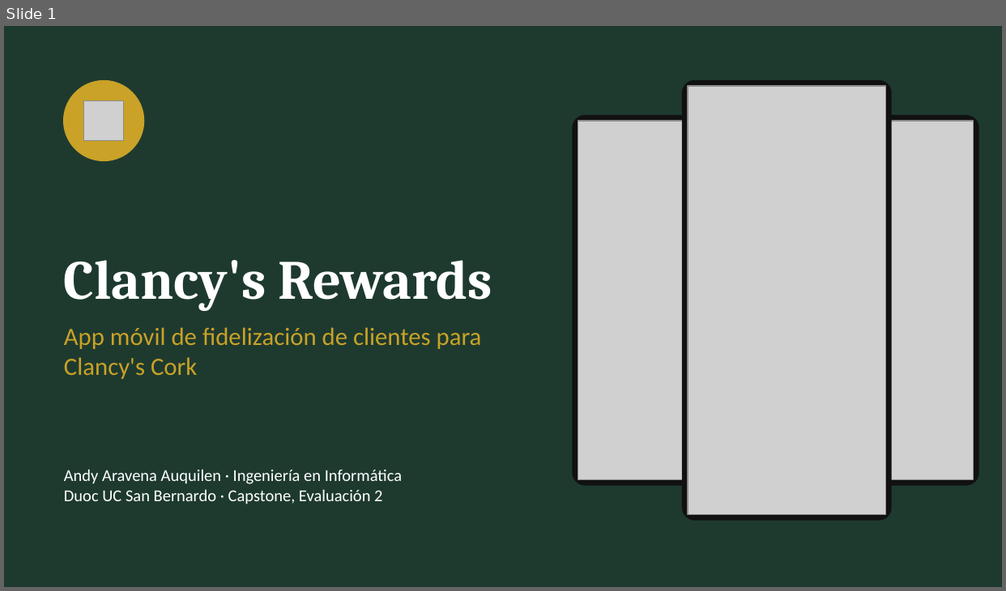
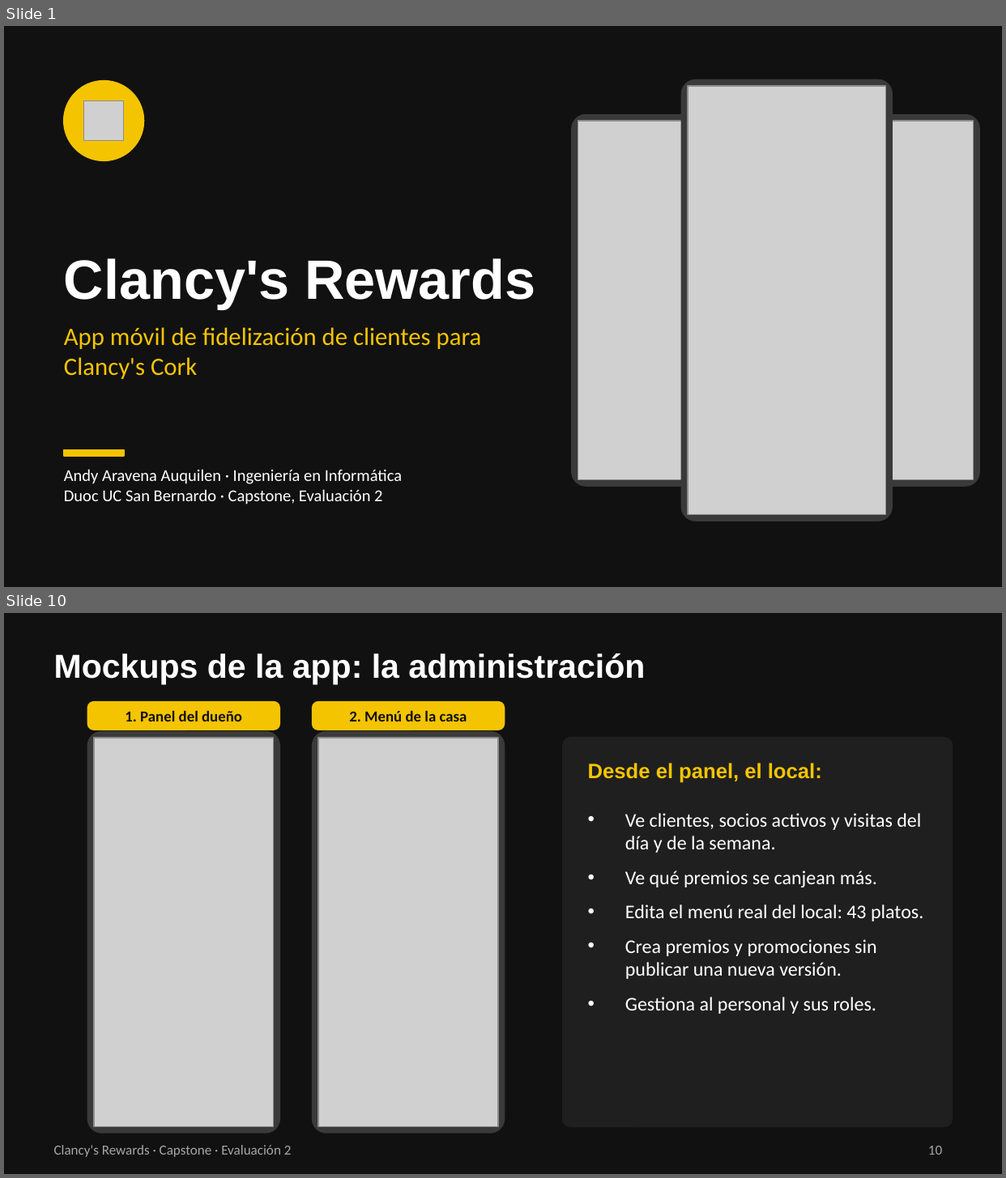
Before and after one commit to 44ndy/clancys-rewards, a slide deck: Fase 2/Evidencias Proyecto/Presentación Proyecto.pptx. Shown one above the other, each under a label of ours: slide 1 before the commit, slides 1 and 10 after it; the slides between them are not shown. The pictures are 1006x591 and 1006x1178 pixels, drawn with LibreOffice and Linux fonts; fonts in the diff are those of the drawing; grey boxes stand for pictures. Boxes give left, top, right and bottom in pixels: in the first picture for what was removed or moved away, otherwise in the second. Text is boxed around its words. In the diff, an @@ line names an element or a change of style, - is before the commit and + after.

Commit message:
Actualizar presentación con paleta negra, amarilla y blanca y mockups de la app

```diff
--- a/Fase 2/Evidencias Proyecto/Presentación Proyecto.pptx
+++ b/Fase 2/Evidencias Proyecto/Presentación Proyecto.pptx
@@ slide 10 added at (x1=4, y1=613, x2=1002, y2=1174), background #111111 @@
@@ title added at (x1=54, y1=653, x2=645, y2=684), 24 pt, text #FFFFFF, bold @@
+Mockups de la app: la administración
@@ rounded rectangle added at (x1=87, y1=702, x2=279, y2=730), fill #F5C400, outline #F5C400 1 pt @@
@@ rounded rectangle added at (x1=313, y1=702, x2=504, y2=730), fill #F5C400, outline #F5C400 1 pt @@
@@ rounded rectangle added at (x1=87, y1=732, x2=279, y2=1133), fill #3A3A3A, outline #3A3A3A 1 pt @@
@@ text added at (x1=125, y1=710, x2=242, y2=722), 11 pt, text #111111, bold @@
+1. Panel del dueño
@@ rounded rectangle added at (x1=313, y1=732, x2=504, y2=1133), fill #3A3A3A, outline #3A3A3A 1 pt @@
@@ text added at (x1=349, y1=710, x2=467, y2=722), 11 pt, text #111111, bold @@
+2. Menú de la casa
@@ picture added at (x1=94, y1=738, x2=274, y2=1127) @@
@@ picture added at (x1=318, y1=738, x2=498, y2=1127) @@
@@ rounded rectangle added at (x1=563, y1=738, x2=952, y2=1127), fill #1F1F1F, outline #1F1F1F 1 pt @@
@@ text added at (x1=588, y1=763, x2=822, y2=783), 15 pt, text #F5C400, bold @@
+Desde el panel, el local:
@@ text added at (x1=625, y1=813, x2=923, y2=1014), 14 pt, text #FFFFFF @@
+• Ve clientes, socios activos y visitas del día y de la semana.
+• Ve qué premios se canjean más.
+• Edita el menú real del local: 43 platos.
+• Crea premios y promociones sin publicar una nueva versión.
+• Gestiona al personal y sus roles.
@@ text added at (x1=54, y1=1145, x2=292, y2=1157), 10 pt, text #A6A6A6 @@
+Clancy's Rewards · Capstone · Evaluación 2
@@ page number added at (x1=928, y1=1146, x2=942, y2=1155), 10 pt, text #A6A6A6 @@
+10
@@ slide 1 changed as well @@
@@ background #1E3A2F to #111111 @@
@@ ellipse at (x1=64, y1=81, x2=143, y2=160): fill #C9A227 to #F5C400; outline #C9A227 1 pt to #F5C400 1 pt @@
@@ fill #111111 to #3A3A3A; outline #111111 1 pt to #3A3A3A 1 pt; proportions changed in 3 elements at (x1=682, y1=80, x2=892, y2=521), (x1=572, y1=115, x2=749, y2=486), (x1=801, y1=115, x2=979, y2=486) @@
@@ title "Clancy's Rewards" at (x1=64, y1=258, x2=535, y2=309): font Cambria to Arial @@
@@ text "App móvil de fidelización de ..." at (x1=64, y1=327, x2=482, y2=379): text colour #C9A227 to #F5C400 @@
@@ rectangle added at (x1=64, y1=450, x2=124, y2=456), fill #F5C400, outline #F5C400 1 pt @@
```
Also in this commit, not shown: 7 other slides changed, 2 other slides added, 1 slide removed, 1 other file.
